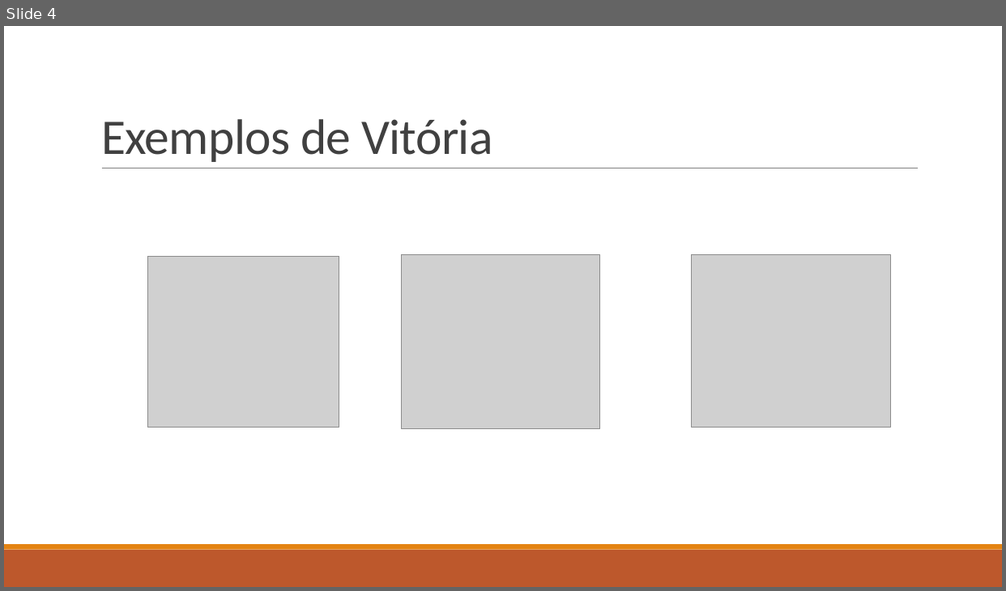
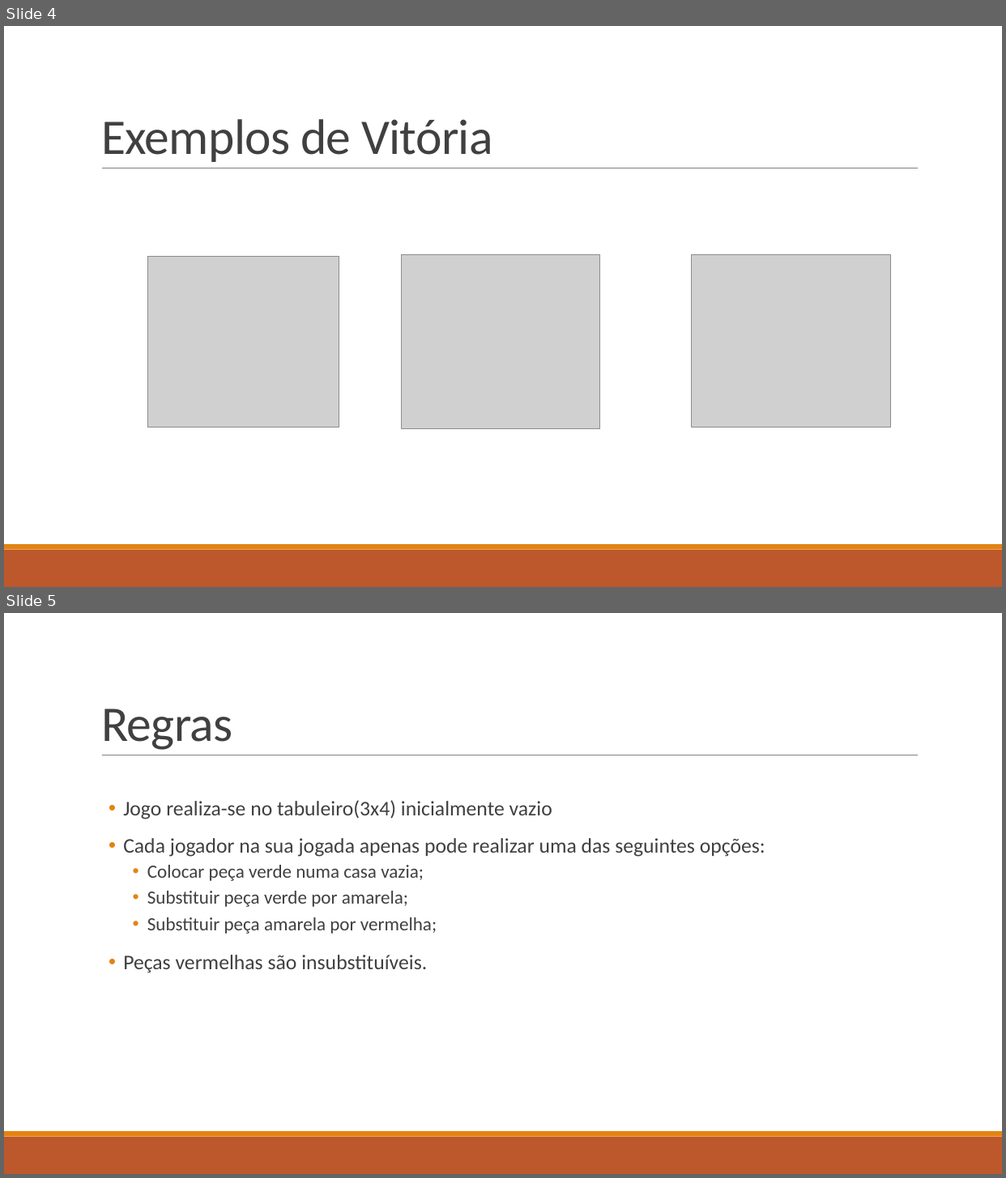
Before and after one commit to rafar99/SemaforoTP, a slide deck: Análise funcional e estruturação.pptx. Shown one above the other, each under a label of ours: slide 4 before the commit, slides 4 and 5 after it. The pictures are 1006x591 and 1006x1178 pixels, drawn with LibreOffice and Linux fonts; fonts in the diff are those of the drawing; grey boxes stand for pictures. Boxes give left, top, right and bottom in pixels: in the first picture for what was removed or moved away, otherwise in the second. Text is boxed around its words. In the diff, an @@ line names an element or a change of style, - is before the commit and + after.

```diff
--- a/Análise funcional e estruturação.pptx
+++ b/Análise funcional e estruturação.pptx
@@ slide 5 added at [4, 613, 1002, 1174], background #FFFFFF; not listed: 3 template elements that a slide beside it also shows @@
@@ title added at [101, 709, 232, 750], 48 pt, text #404040 @@
+Regras
@@ text added at [123, 800, 765, 973], 20 pt, text #404040 @@
+• Jogo realiza-se no tabuleiro(3x4) inicialmente vazio
+• Cada jogador na sua jogada apenas pode realizar uma das seguintes opções:
+  • Colocar peça verde numa casa vazia;
+  • Substituir peça verde por amarela;
+  • Substituir peça amarela por vermelha;
+• Peças vermelhas são insubstituíveis.
```
Also in this commit, not shown: 3 other slides added.
